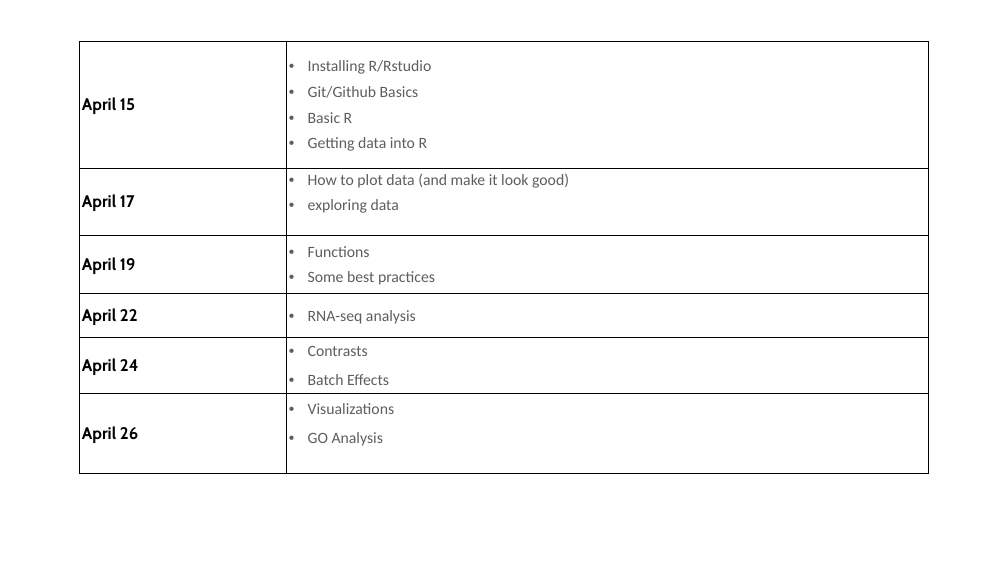
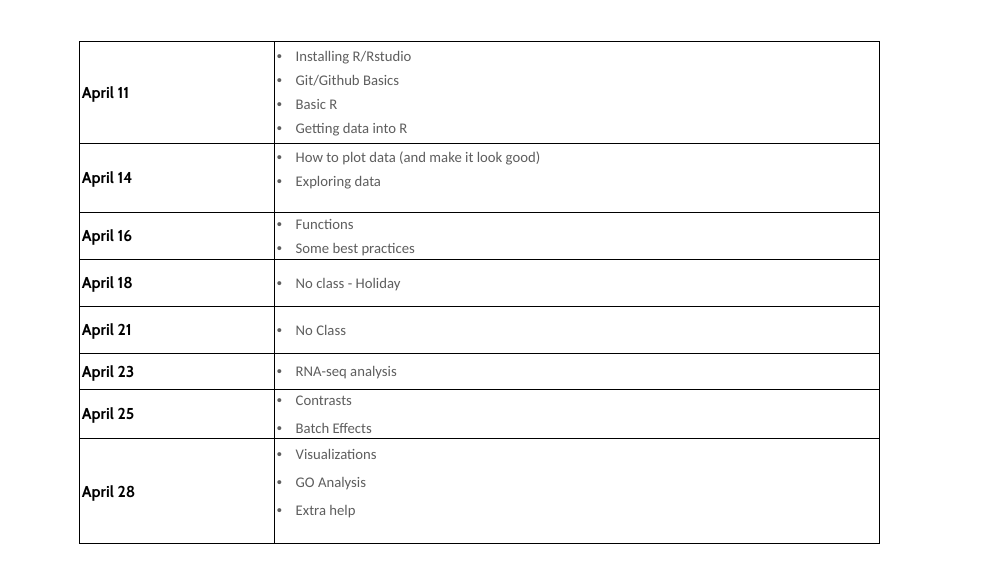
Before and after one commit to jraab/GNET749_RNAseq, a slide deck: slide 5 of lectures/2025_GNET749_Lecture1.pptx. Drawn at 1008x567 pixels with LibreOffice and Linux fonts; fonts in the diff are those of the drawing. Boxes give left, top, right and bottom in pixels: in the first picture for what was removed or moved away, otherwise in the second. Text is boxed around its words. In the diff, an @@ line names an element or a change of style, - is before the commit and + after.

Commit message:
lecture one update

```diff
--- a/lectures/2025_GNET749_Lecture1.pptx
+++ b/lectures/2025_GNET749_Lecture1.pptx
@@ table at <box>80,42,880,545</box> @@
-row 1: April 15 | Installing R/Rstudio / Git/Github Basics / Basic R / Getting data into R
-row 2: April 17 | How to plot data (and make it look good) / exploring data
-row 3: April 19 | Functions / Some best practices
-row 4: April 22 | RNA-seq analysis
-row 5: April 24 | Contrasts / Batch Effects
-row 6: April 26 | Visualizations / GO Analysis
+row 1: April 11 | Installing R/Rstudio / Git/Github Basics / Basic R / Getting data into R
+row 2: April 14 | How to plot data (and make it look good) / Exploring data
+row 3: April 16 | Functions / Some best practices
+row 4: April 18 | No class - Holiday
+row 5: April 21 | No Class
+row 6: April 23 | RNA-seq analysis
+row 7: April 25 | Contrasts / Batch Effects
+row 8: April 28 | Visualizations / GO Analysis / Extra help
@@ table: place and size @@
-table at <box>80,42,929,482</box>
+table at <box>80,42,880,545</box>
```
Also in this commit, not shown: 12 other slides changed, 3 slides added, 1 slide removed, 1 other file.
